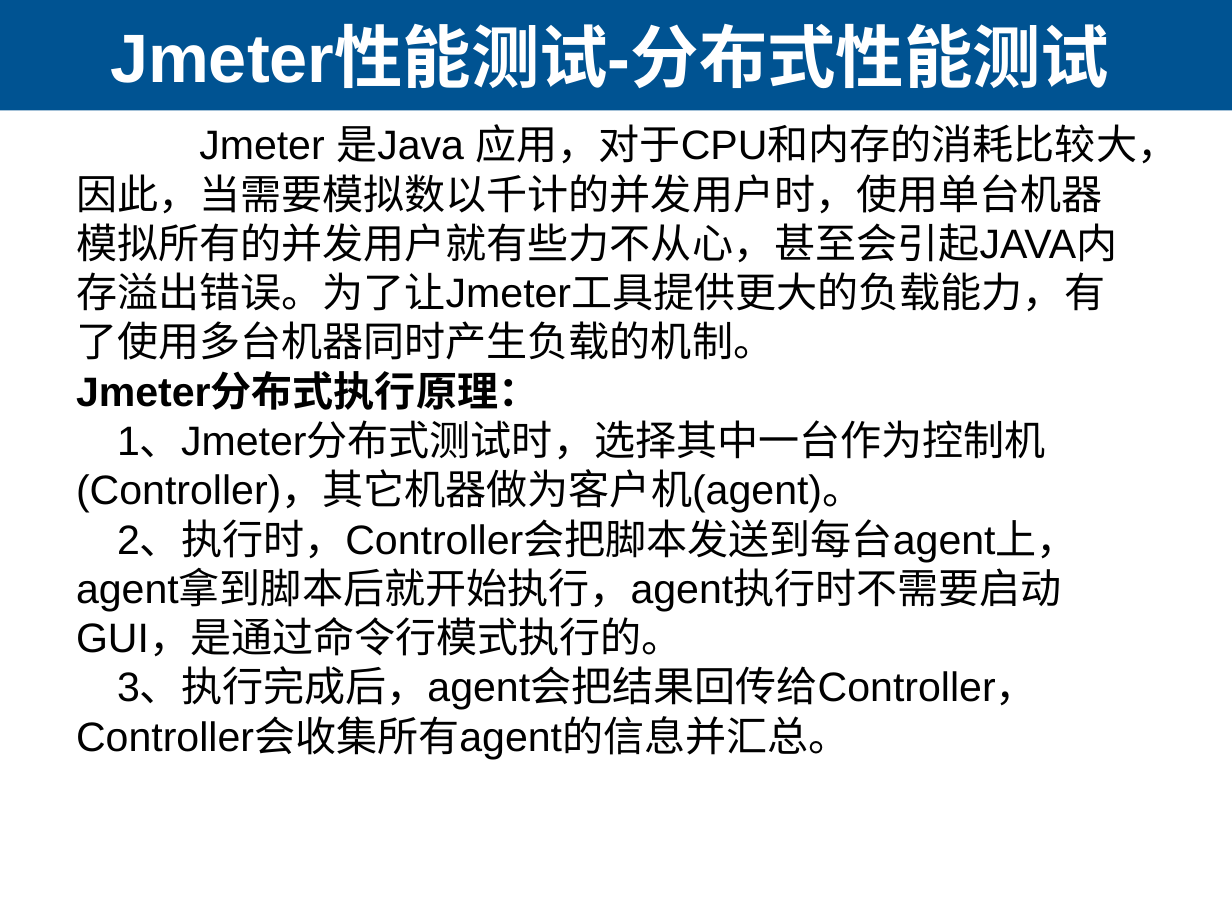
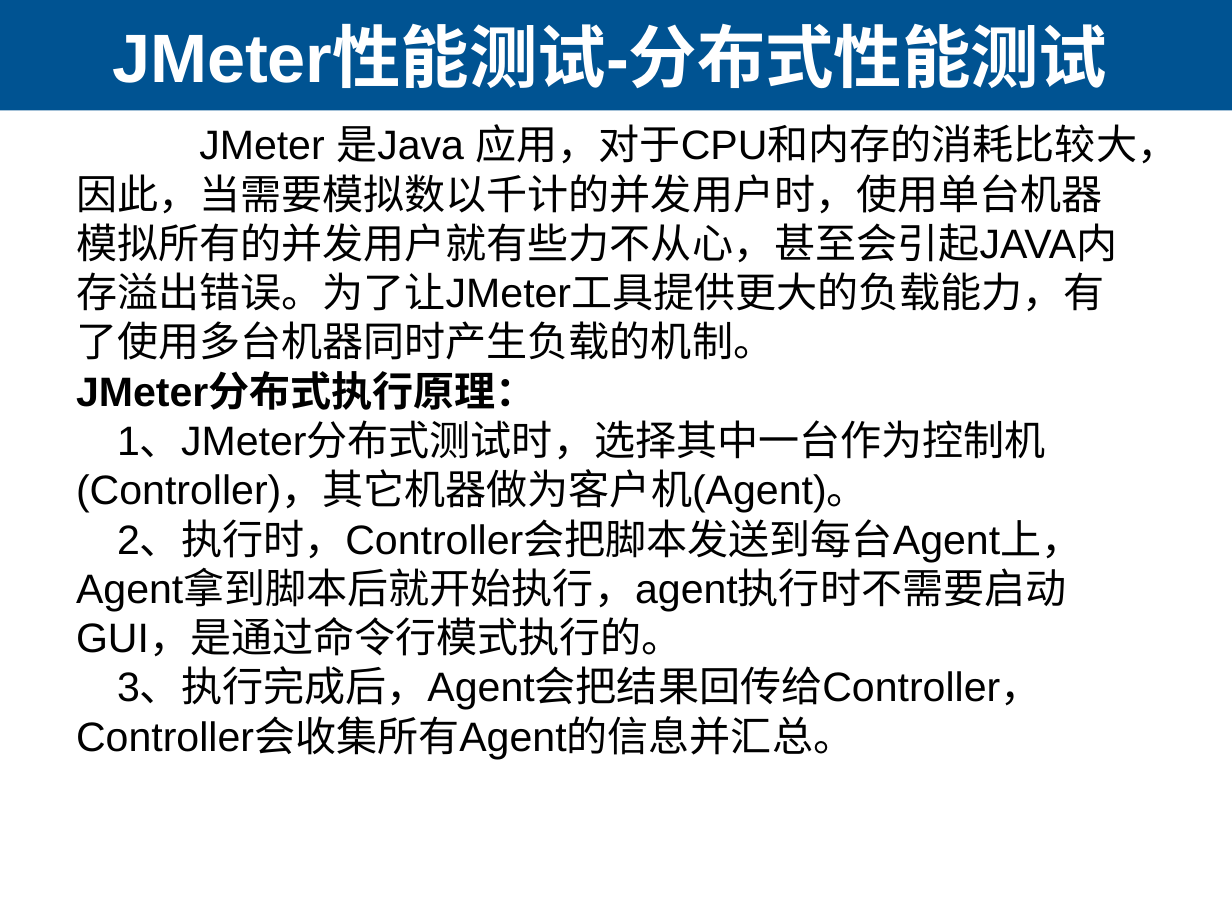
Before and after one commit to lihuanzhen/load-testing, a slide deck: slide 19 of 21 Jmeter的使用.pptx (slide 14 before the commit). Drawn at 1232x924 pixels with LibreOffice and Linux fonts; fonts in the diff are those of the drawing. Boxes give left, top, right and bottom in pixels: in the first picture for what was removed or moved away, otherwise in the second. Text is boxed around its words. In the diff, an @@ line names an element or a change of style, - is before the commit and + after.

Commit message:
jmeter

```diff
--- a/21 Jmeter的使用.pptx
+++ b/21 Jmeter的使用.pptx
@@ title at [112,28,1107,88]: text changed @@
-Jmeter性能测试-分布式性能测试
+JMeter性能测试-分布式性能测试
@@ text at [76,124,1178,759]: text changed @@
-Jmeter 是Java 应用，对于CPU和内存的消耗比较大，因此，当需要模拟数以千计的并发用户时，使用单台机器模拟所有的并发用户就有些力不从心，甚至会引起JAVA内存溢出错误。为了让Jmeter工具提供更大的负载能力，有了使用多台机器同时产生负载的机制。
-Jmeter分布式执行原理：
-1、Jmeter分布式测试时，选择其中一台作为控制机(Controller)，其它机器做为客户机(agent)。
-2、执行时，Controller会把脚本发送到每台agent上，agent拿到脚本后就开始执行，agent执行时不需要启动GUI，是通过命令行模式执行的。
-3、执行完成后，agent会把结果回传给Controller，Controller会收集所有agent的信息并汇总。
+JMeter 是Java 应用，对于CPU和内存的消耗比较大，因此，当需要模拟数以千计的并发用户时，使用单台机器模拟所有的并发用户就有些力不从心，甚至会引起JAVA内存溢出错误。为了让JMeter工具提供更大的负载能力，有了使用多台机器同时产生负载的机制。
+JMeter分布式执行原理：
+1、JMeter分布式测试时，选择其中一台作为控制机(Controller)，其它机器做为客户机(Agent)。
+2、执行时，Controller会把脚本发送到每台Agent上，Agent拿到脚本后就开始执行，agent执行时不需要启动GUI，是通过命令行模式执行的。
+3、执行完成后，Agent会把结果回传给Controller，Controller会收集所有Agent的信息并汇总。
```
Also in this commit, not shown: 12 other slides changed, 7 slides added, 1 other file.
